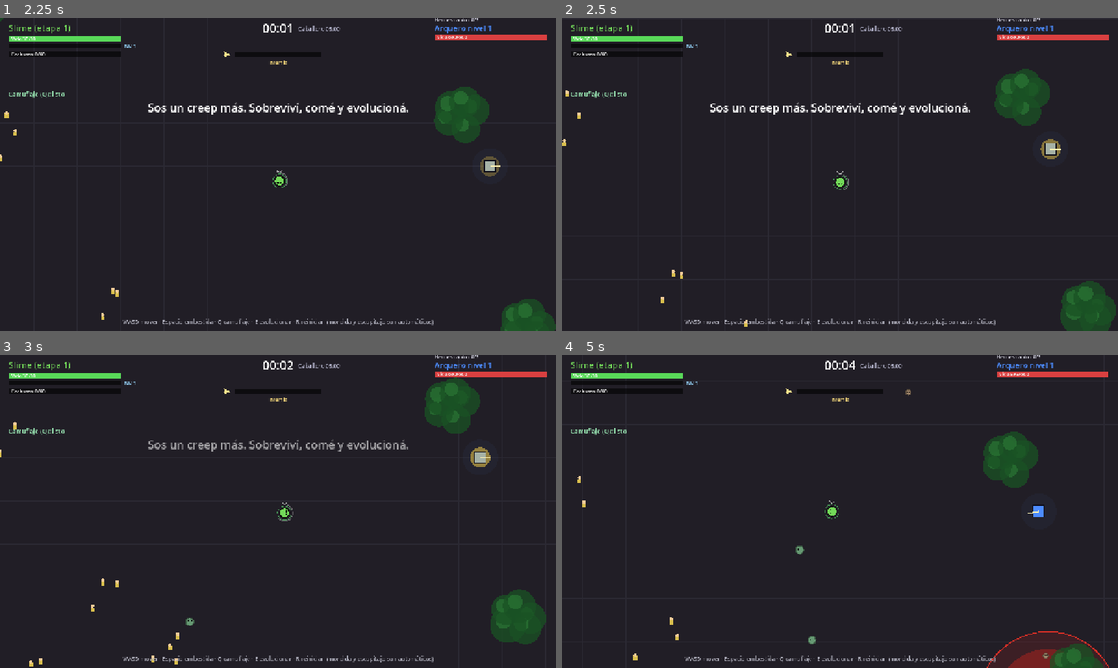
Above: before the commit, frames 1-4 (two rows, left to right).
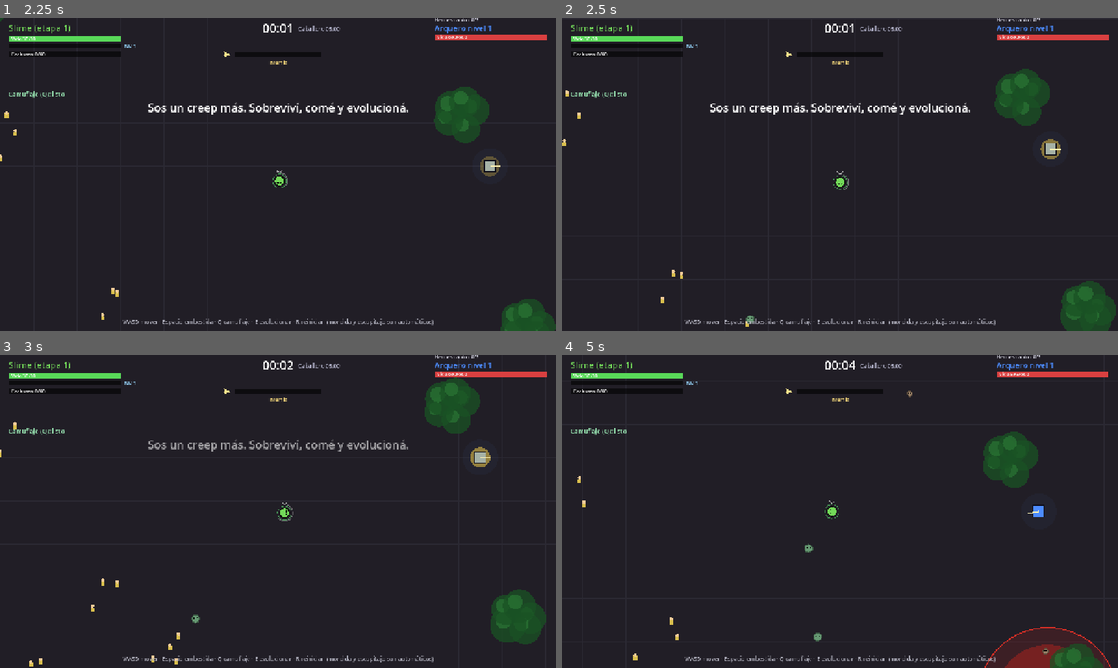
Above: after the commit, the same moments.

Repository: FedeOsorio/survive-the-hero
Game: Godot game, scene res://scenes/menu.tscn
Two runs of this game, one before a commit and one after it. Both use one fixed random seed, a clock stepped at 60 frames per second and the inputs below.
Inputs (mouse positions are in pixels of both pictures, inside the frame that each line leads up to):
- Up to frame 1 (2.25 s): click "Jugar" at 0.5 s; tap Enter (pick_confirm) at 1.25 s; move the mouse to (400, 158) at 1.27 s; hold D (move_right) 1.28-2.03 s; tap Space (dash) at 1.35 s; click (400, 158) at 1.42 s; move the mouse to (166, 190) at 2.02 s; hold S (move_down) from 2.03 s (still down); tap 1 (pick_1) at 2.1 s
- Up to frame 2 (2.5 s): keep holding S (move_down)
- Up to frame 3 (3 s): move the mouse to (333, 442) at 2.77 s; release S (move_down) at 2.78 s; hold D (move_right) from 2.78 s (still down); tap 2 (pick_2) at 2.85 s
- Up to frame 4 (5 s): move the mouse to (812, 574) at 3.52 s; release D (move_right) at 3.53 s; hold W (move_up) 3.53-4.28 s; tap 3 (pick_3) at 3.6 s; click (812, 574) at 3.67 s; move the mouse to (1006, 558) at 4.27 s; hold A (move_left) from 4.28 s (still down); tap Enter (pick_confirm) at 4.35 s

Frame 1 is identical in both runs. In frame 2, less than 0.1% of the frame differs, in the area x 32-35%, y 95-99%; in frame 3, less than 0.1%; in frame 4, 0.7%, in the area x 42-99%, y 10-100%.

Commit message:
Tanda 09-a: más daño inicial del héroe y 10% más horda

Diff:
--- a/scripts/balance.gd
+++ b/scripts/balance.gd
@@ -137,7 +137,7 @@
 const HERO_LEVEL_HEAL := 0.05 # al subir de nivel recupera este % de su vida máxima (no tiene regeneración)
 const HERO_SPEED := 150.0
 const HERO_RADIUS := 14.0
-const HERO_ARROW_DAMAGE := 20.0
+const HERO_ARROW_DAMAGE := 25.0 # 09-a: ×1,25 (era 20)
 const HERO_ARROW_COOLDOWN := 0.45
 const HERO_ARROW_SPEED := 520.0
 const HERO_RANGE := 420.0
@@ -361,7 +361,7 @@
 		"range": 260.0, "shot_cooldown": 2.2, "shot_damage": 4.0},
 	"bruto": {"hp": 60.0, "speed": 60.0, "dps": 14.0, "radius": 16.0, "xp": 5.0, "biomass": 5.0, "color": Color(0.6, 0.3, 0.3)},
 }
-const MAX_MINIONS := 180
+const MAX_MINIONS := 198 # 09-a: +10%
 const MAX_MINIONS_NO_HERO := 60 # sin héroes vivos no aparecen más (los que están te siguen)
 const MAX_GEMS := 150 # al pasarse, desaparece la más vieja
 const MAX_CORPSES := 120 # al pasarse, desaparece el más viejo (los corazones no)
@@ -393,7 +393,7 @@
 
 
 static func spawns_per_second(minute: float) -> float:
-	return 2.0 + minute * 0.9
+	return 2.2 + minute * 0.99 # 09-a: +10%
 
 
 static func pick_minion_type(minute: float, rng: RandomNumberGenerator) -> String:
